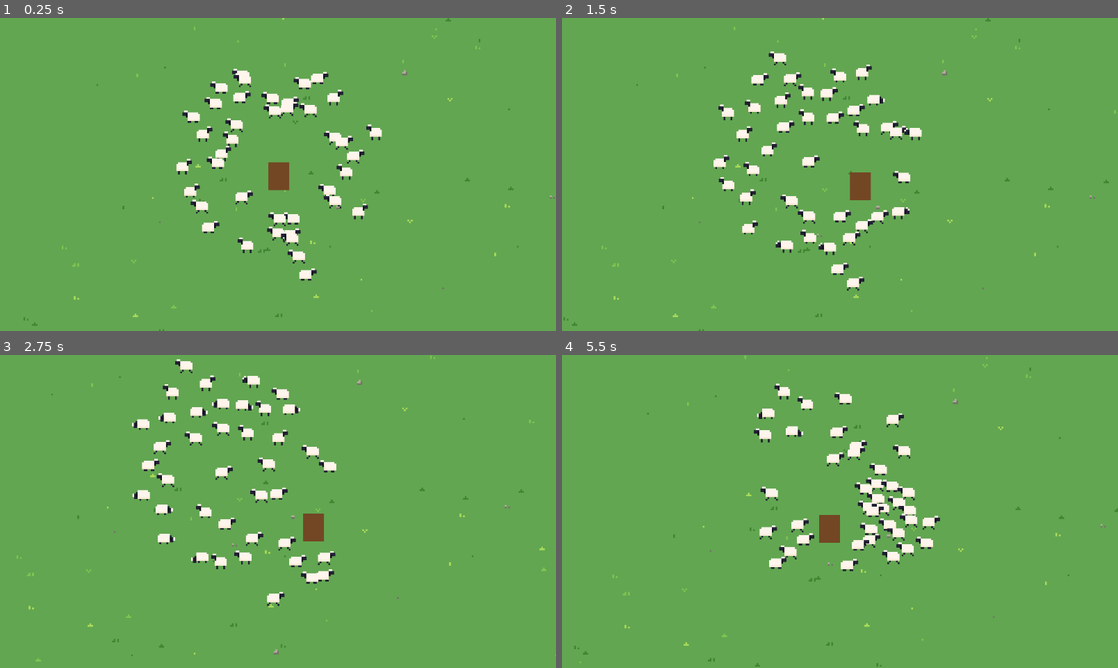
Above: before the commit, frames 1-4 (two rows, left to right).
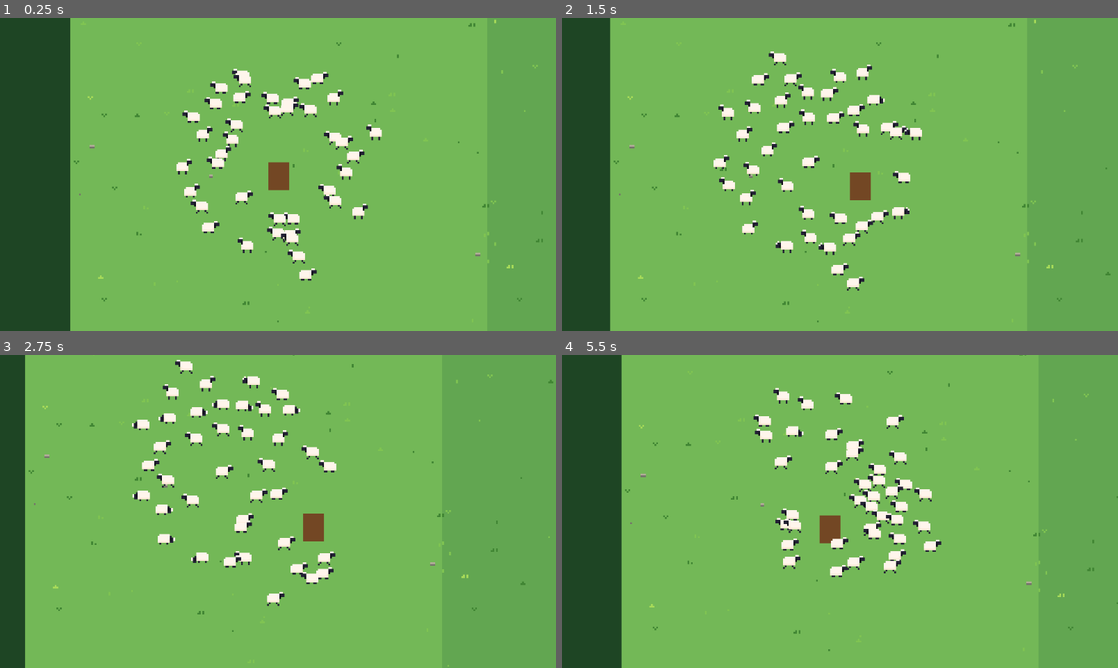
Above: after the commit, the same moments.

Repository: jaimegomesparente/wooly-caravan
Game: Godot game, scene res://scenes/main/main.tscn
Two runs of this game, one before a commit and one after it. Both use one fixed random seed, a clock stepped at 60 frames per second and the inputs below.
Inputs:
- Up to frame 1 (0.25 s): no input
- Up to frame 2 (1.5 s): hold Right (move_right) 0.53-1.28 s; hold Down (move_down) from 1.28 s (still down)
- Up to frame 3 (2.75 s): release Down (move_down) at 2.03 s; hold Right (move_right) from 2.03 s (still down)
- Up to frame 4 (5.5 s): release Right (move_right) at 2.78 s; hold Up (move_up) 2.78-3.53 s; hold Left (move_left) 3.53-5.03 s; hold Down (move_down) from 5.03 s (still down)

The runs differ from the first frame. In frame 1, 13% of the frame differs, in the area x 0-100%, y 0-100%; in frame 2, 9.7%; in frame 3, 6.4%; in frame 4, 15%.

Commit message:
feat(main): left-to-right trail with forest edges
The trip is a walled band taller than the screen, from a start pasture to an
end pasture. The wolf comes out of the nearest forest edge and the sheep is
lost once it is dragged across it.

Diff:
--- a/entities/wolf/wolf.gd
+++ b/entities/wolf/wolf.gd
@@ -1,7 +1,8 @@
 class_name Wolf
 extends CharacterBody2D
-## Comes in from off-screen toward the most isolated sheep, stops with a blinking "!", charges,
-## then drags the sheep away. The shepherd frees it by reaching the wolf within carry_time.
+## Comes out of the forest edge toward the most isolated sheep, stops with a blinking "!", charges,
+## then drags the sheep back to the nearest edge. The shepherd frees it by reaching the wolf first;
+## once the wolf crosses the edge, the sheep is lost.
 
 signal sheep_captured(sheep: Sheep)
 signal sheep_lost(sheep: Sheep)
@@ -22,6 +23,8 @@
 var _heading: float = 0.0
 var _leave_speed: float = 0.0
 var _target: Sheep
+## The sheep being dragged away (kept after it is lost, until the wolf is out of sight).
+var _prey: Sheep
 var _head_x: float = 0.0
 
 @onready var _head: ColorRect = $Head
@@ -40,6 +43,8 @@
 func _physics_process(delta: float) -> void:
 	if _target != null and not is_instance_valid(_target):
 		_target = null
+	if _prey != null and not is_instance_valid(_prey):
+		_prey = null
 	_timer -= delta
 	match _state:
 		State.HIDDEN:
@@ -59,8 +64,10 @@
 		State.CARRY:
 			_carry(delta)
 		State.LEAVE:
-			_steer(global_position - _flock_center(), _leave_speed, data.turn_rate, delta)
-			if not _view_rect().grow(OFFSCREEN_MARGIN).has_point(global_position):
+			_steer(_exit_direction(), _leave_speed, data.turn_rate, delta)
+			_drag_prey()
+			var out_of_band := not _band().has_point(global_position)
+			if out_of_band and not _view_rect().grow(OFFSCREEN_MARGIN).has_point(global_position):
 				_hide(data.attack_interval)
 	move_and_slide()
 	_update_facing()
@@ -81,15 +88,25 @@
 	if _target == null:
 		_timer = data.attack_interval
 		return
-	# Come in from the screen edge on the target's side of the flock.
 	var view := _view_rect()
-	var direction := _target.global_position - _flock_center()
-	direction = Vector2.from_angle(randf() * TAU) if direction == Vector2.ZERO else direction.normalized()
-	var to_edge := minf(
-			view.size.x * 0.5 / maxf(absf(direction.x), 0.001),
-			view.size.y * 0.5 / maxf(absf(direction.y), 0.001))
-	global_position = view.get_center() + direction * (to_edge + OFFSCREEN_MARGIN)
-	_heading = (-direction).angle()
+	var trail := _trail()
+	if trail:
+		# Come out of the forest edge nearest the target, beside it and out of sight.
+		var band := trail.bounds()
+		var x := clampf(_target.global_position.x + randf_range(-40.0, 40.0), band.position.x, band.end.x)
+		var from_top := _target.global_position.y - band.position.y < band.end.y - _target.global_position.y
+		var y := minf(band.position.y, view.position.y) - OFFSCREEN_MARGIN if from_top \
+				else maxf(band.end.y, view.end.y) + OFFSCREEN_MARGIN
+		global_position = Vector2(x, y)
+	else:
+		# Come in from the screen edge on the target's side of the flock.
+		var direction := _target.global_position - _flock_center()
+		direction = Vector2.from_angle(randf() * TAU) if direction == Vector2.ZERO else direction.normalized()
+		var to_edge := minf(
+				view.size.x * 0.5 / maxf(absf(direction.x), 0.001),
+				view.size.y * 0.5 / maxf(absf(direction.y), 0.001))
+		global_position = view.get_center() + direction * (to_edge + OFFSCREEN_MARGIN)
+	_heading = (_target.global_position - global_position).angle()
 	reset_physics_interpolation()
 	visible = true
 	_state = State.PROWL
@@ -119,40 +136,48 @@
 	var to_target := _target.global_position - global_position
 	if to_target.length() <= data.capture_distance:
 		_target.capture(self)
+		_prey = _target
 		sheep_captured.emit(_target)
 		_state = State.CARRY
-		_timer = data.carry_time
 		return
 	_steer(to_target, data.charge_speed, data.charge_turn_rate, delta)
 
 
 func _carry(delta: float) -> void:
-	if _target == null:
+	if _prey == null:
 		_leave(data.prowl_speed)
 		return
 	var shepherd := get_tree().get_first_node_in_group("shepherd") as Node2D
 	if shepherd and global_position.distance_to(shepherd.global_position) <= data.rescue_radius:
-		_target.release()
-		_target = null
+		_prey.release()
+		_prey = null
 		_leave(data.charge_speed)
 		return
-	if _timer <= 0.0:
-		sheep_lost.emit(_target)
-		_target.queue_free()
-		_target = null
-		_hide(data.attack_interval)
-		return
-	_steer(global_position - _flock_center(), data.carry_speed, data.turn_rate, delta)
-	# Drag the sheep behind.
-	_target.global_position = global_position - Vector2.from_angle(_heading) * data.carry_offset
+	if not _band().grow(data.carry_offset).has_point(global_position):
+		# Into the forest: the sheep is lost; the wolf keeps dragging it out of sight.
+		sheep_lost.emit(_prey)
+		_leave(data.carry_speed)
+		return
+	_steer(_exit_direction(), data.carry_speed, data.turn_rate, delta)
+	_drag_prey()
+
+
+## Keep the dragged sheep just behind the wolf.
+func _drag_prey() -> void:
+	if _prey:
+		_prey.global_position = global_position - Vector2.from_angle(_heading) * data.carry_offset
 
 
 func _leave(speed: float) -> void:
+	_target = null
 	_leave_speed = speed
 	_state = State.LEAVE
 
 
 func _hide(delay: float) -> void:
+	if _prey:
+		_prey.queue_free()
+		_prey = null
 	_state = State.HIDDEN
 	_timer = delay
 	_target = null
@@ -196,6 +221,24 @@
 	return center / flock.size()
 
 
+func _trail() -> Ground:
+	return get_tree().get_first_node_in_group("trail") as Ground
+
+
+## The walkable band, or the visible screen when there is no trail.
+func _band() -> Rect2:
+	var trail := _trail()
+	return trail.bounds() if trail else _view_rect()
+
+
+## Toward the nearest forest edge (top or bottom), or away from the flock without a trail.
+func _exit_direction() -> Vector2:
+	if _trail() == null:
+		return global_position - _flock_center()
+	var band := _band()
+	return Vector2.UP if global_position.y - band.position.y < band.end.y - global_position.y else Vector2.DOWN
+
+
 ## The part of the world visible on screen.
 func _view_rect() -> Rect2:
 	var size := get_viewport_rect().size
--- a/entities/wolf/wolf.tscn
+++ b/entities/wolf/wolf.tscn
@@ -8,7 +8,7 @@
 
 [node name="Wolf" type="CharacterBody2D" groups=["enemy"]]
 collision_layer = 4
-collision_mask = 16
+collision_mask = 0
 motion_mode = 1
 script = ExtResource("1_script")
 data = ExtResource("2_data")
--- a/resources/enemy_data.gd
+++ b/resources/enemy_data.gd
@@ -26,10 +26,9 @@
 @export var charge_time: float = 3.0
 
 @export_group("Carry")
-## Speed (px/s) while dragging a sheep away. Must stay below the shepherd's speed.
+## Speed (px/s) while dragging a sheep to the nearest forest edge, where the sheep is lost.
+## Must stay below the shepherd's speed.
 @export var carry_speed: float = 20.0
-## Time (s) the shepherd has to reach it before the sheep is lost.
-@export var carry_time: float = 5.0
 ## The shepherd frees the sheep by coming this close (px).
 @export var rescue_radius: float = 16.0
 ## Distance (px) of the dragged sheep behind the wolf.
--- a/scenes/main/ground.gd
+++ b/scenes/main/ground.gd
@@ -1,4 +1,7 @@
+class_name Ground
 extends Node2D
+## One trip: a band from (0, 0) to (length, height) walked from left to right, with a start and
+## an end pasture, walls all around and a dark forest edge drawn beyond the top and bottom.
 
 ## Tuft shapes, as pixel offsets from the tuft's top-left corner.
 const TUFT_SHAPES: Array = [
@@ -17,16 +20,26 @@
 	[[Vector2i(1, 0), Vector2i(0, 1), Vector2i(1, 1)], [Vector2i(2, 1), Vector2i(0, 2), Vector2i(1, 2), Vector2i(2, 2)]],  # round 3x3
 	[[Vector2i(0, 0)], [Vector2i(0, 1), Vector2i(2, 1)]],  # stone + pebble
 ]
+## Collision layer 5 (obstacle).
+const OBSTACLE_LAYER := 1 << 4
 
-## Pasture size (px), centered on this node.
-@export var size: Vector2 = Vector2(1600, 1000)
+## Walkable band size (px).
+@export var length: float = 3200.0
+@export var height: float = 300.0
+## Forest drawn beyond the top and bottom walls (px); the camera never shows past it.
+@export var edge_depth: float = 48.0
+## Width (px) of the start and end pastures.
+@export var patch_width: float = 240.0
 ## Same seed = same layout every run.
 @export var layout_seed: int = 1
-@export var tuft_count: int = 1400
-@export var stone_count: int = 120
+@export var tuft_count: int = 840
+@export var stone_count: int = 72
 
 @export_group("Palette")
 @export var grass_color: Color = Color(0.385, 0.65, 0.318, 1.0)
+@export var patch_color: Color = Color(0.45, 0.72, 0.34)
+@export var edge_color: Color = Color(0.12, 0.27, 0.14)
+@export var edge_line_color: Color = Color(0.08, 0.19, 0.1)
 @export var tuft_dark_color: Color = Color(0.25, 0.52, 0.2)
 @export var tuft_light_color: Color = Color(0.5, 0.77, 0.32)
 @export var tuft_bright_color: Color = Color(0.66, 0.86, 0.35)
@@ -34,19 +47,50 @@
 @export var stone_shade_color: Color = Color(0.46, 0.45, 0.42)
 
 
+func _ready() -> void:
+	add_to_group("trail")
+	var walls := StaticBody2D.new()
+	walls.collision_layer = OBSTACLE_LAYER
+	walls.collision_mask = 0
+	var e := edge_depth
+	for rect: Rect2 in [
+			Rect2(-e, -e, length + e * 2.0, e),  # top
+			Rect2(-e, height, length + e * 2.0, e),  # bottom
+			Rect2(-e, 0, e, height),  # left
+			Rect2(length, 0, e, height),  # right
+	]:
+		var shape := RectangleShape2D.new()
+		shape.size = rect.size
+		var collision := CollisionShape2D.new()
+		collision.shape = shape
+		collision.position = rect.get_center()
+		walls.add_child(collision)
+	add_child(walls)
+
+
+## The walkable band, in this node's coordinates (the node sits at the world origin).
+func bounds() -> Rect2:
+	return Rect2(Vector2.ZERO, Vector2(length, height))
+
+
 func _draw() -> void:
-	var origin := -size / 2.0
-	draw_rect(Rect2(origin, size), grass_color)
+	var e := edge_depth
+	draw_rect(Rect2(-e, -e, length + e * 2.0, height + e * 2.0), edge_color)
+	draw_rect(bounds(), grass_color)
+	draw_rect(Rect2(0, 0, patch_width, height), patch_color)
+	draw_rect(Rect2(length - patch_width, 0, patch_width, height), patch_color)
+	draw_rect(Rect2(-e, -2, length + e * 2.0, 2), edge_line_color)
+	draw_rect(Rect2(-e, height, length + e * 2.0, 2), edge_line_color)
 
 	var rng := RandomNumberGenerator.new()
 	rng.seed = layout_seed
 	for i in tuft_count:
-		var spot := _random_spot(rng, origin)
+		var spot := _random_spot(rng)
 		var roll := rng.randf()
 		var color := tuft_dark_color if roll < 0.5 else tuft_light_color if roll < 0.85 else tuft_bright_color
 		_draw_pixels(spot, TUFT_SHAPES[rng.randi() % TUFT_SHAPES.size()], color)
 	for i in stone_count:
-		var spot := _random_spot(rng, origin)
+		var spot := _random_spot(rng)
 		var shape: Array = STONE_SHAPES[rng.randi() % STONE_SHAPES.size()]
 		_draw_pixels(spot, shape[0], stone_color)
 		_draw_pixels(spot, shape[1], stone_shade_color)
@@ -57,5 +101,6 @@
 		draw_rect(Rect2(spot + Vector2(pixel), Vector2.ONE), color)
 
 
-func _random_spot(rng: RandomNumberGenerator, origin: Vector2) -> Vector2:
-	return (origin + Vector2(rng.randf() * size.x, rng.randf() * size.y)).floor()
+func _random_spot(rng: RandomNumberGenerator) -> Vector2:
+	# Keep 4 px from the bottom and right edges so the widest shapes stay on the grass.
+	return Vector2(rng.randf() * (length - 4.0), rng.randf() * (height - 4.0)).floor()
--- a/scenes/main/main.gd
+++ b/scenes/main/main.gd
@@ -6,9 +6,18 @@
 @export var wolf_scene: PackedScene
 
 @onready var _shepherd: Node2D = $Shepherd
+@onready var _ground: Ground = $Ground
+@onready var _camera: Camera2D = $FlockCamera
 
 
 func _ready() -> void:
+	# The camera never shows past the forest edges.
+	var view := _ground.bounds().grow(_ground.edge_depth)
+	_camera.limit_left = int(view.position.x)
+	_camera.limit_top = int(view.position.y)
+	_camera.limit_right = int(view.end.x)
+	_camera.limit_bottom = int(view.end.y)
+
 	for i in sheep_count:
 		var sheep := sheep_scene.instantiate() as Node2D
 		var offset := Vector2.from_angle(randf() * TAU) * randf_range(spawn_radius * 0.5, spawn_radius)
--- a/scenes/main/main.tscn
+++ b/scenes/main/main.tscn
@@ -18,11 +18,10 @@
 
 [node name="Ground" type="Node2D" parent="." unique_id=1590427545]
 z_index = -1
-position = Vector2(160, 90)
 script = ExtResource("4_ground")
 
 [node name="Shepherd" parent="." unique_id=1167479979 instance=ExtResource("2_shepherd")]
-position = Vector2(160, 90)
+position = Vector2(120, 150)
 
 [node name="FlockCamera" type="Camera2D" parent="."]
 script = ExtResource("5_camera")
Not shown, changed: CLAUDE.md
